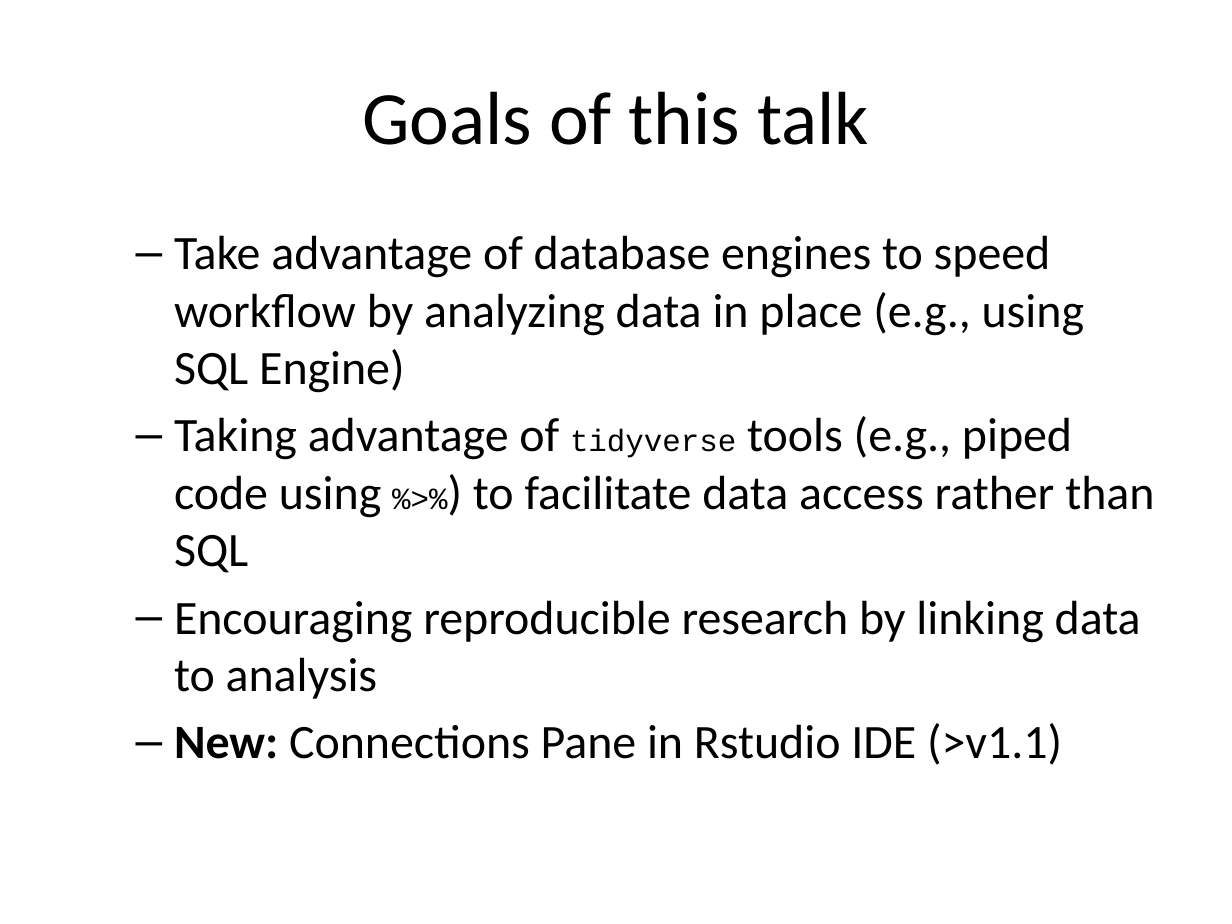
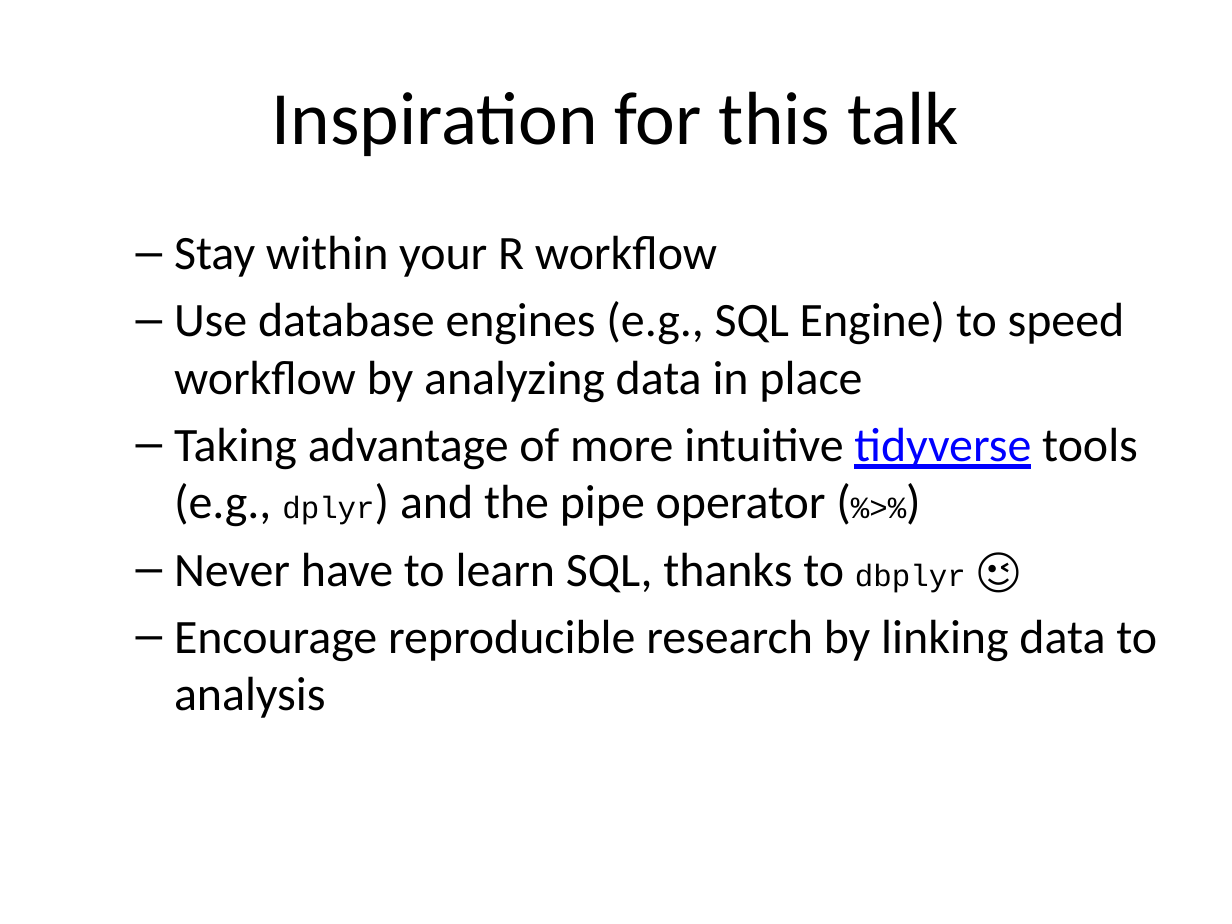
Before and after one commit to kstierhoff/rDatabase, a slide deck: slide 13 of Doc/databases-and-R_Presentation.pptx (slide 7 before the commit). Drawn at 1232x924 pixels with LibreOffice and Linux fonts; fonts in the diff are those of the drawing. Boxes give left, top, right and bottom in pixels: in the first picture for what was removed or moved away, otherwise in the second. Text is boxed around its words. In the diff, an @@ line names an element or a change of style, - is before the commit and + after.

```diff
--- a/Doc/databases-and-R_Presentation.pptx
+++ b/Doc/databases-and-R_Presentation.pptx
@@ title at [272, 91, 959, 156]: text changed @@
-Goals of this talk
+Inspiration for this talk
@@ text at [174, 235, 1157, 718]: text changed @@
-  – Take advantage of database engines to speed workflow by analyzing data in place (e.g., using SQL Engine)
-  – Taking advantage of tidyverse tools (e.g., piped code using %>%) to facilitate data access rather than SQL
-  – Encouraging reproducible research by linking data to analysis
-  – New: Connections Pane in Rstudio IDE (>v1.1)
+  – Stay within your R workflow
+  – Use database engines (e.g., SQL Engine) to speed workflow by analyzing data in place
+  – Taking advantage of more intuitive tidyverse tools (e.g., dplyr) and the pipe operator (%>%)
+  – Never have to learn SQL, thanks to dbplyr 😉
+  – Encourage reproducible research by linking data to analysis
```
Also in this commit, not shown: 1 other slide changed, 12 slides added, 3 slides removed, 10 other files.
